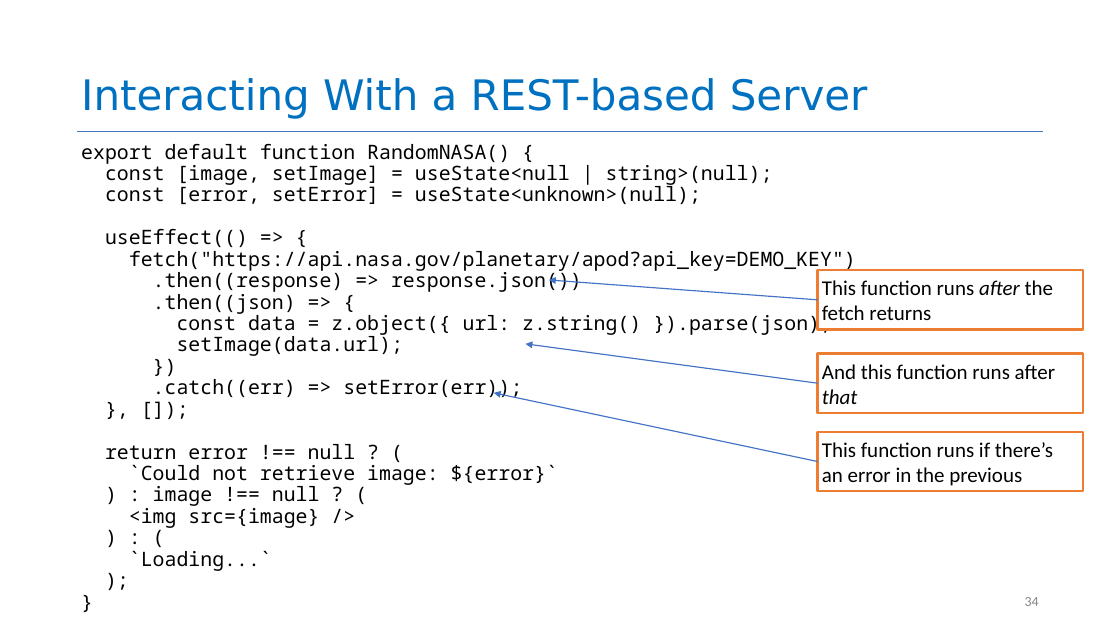
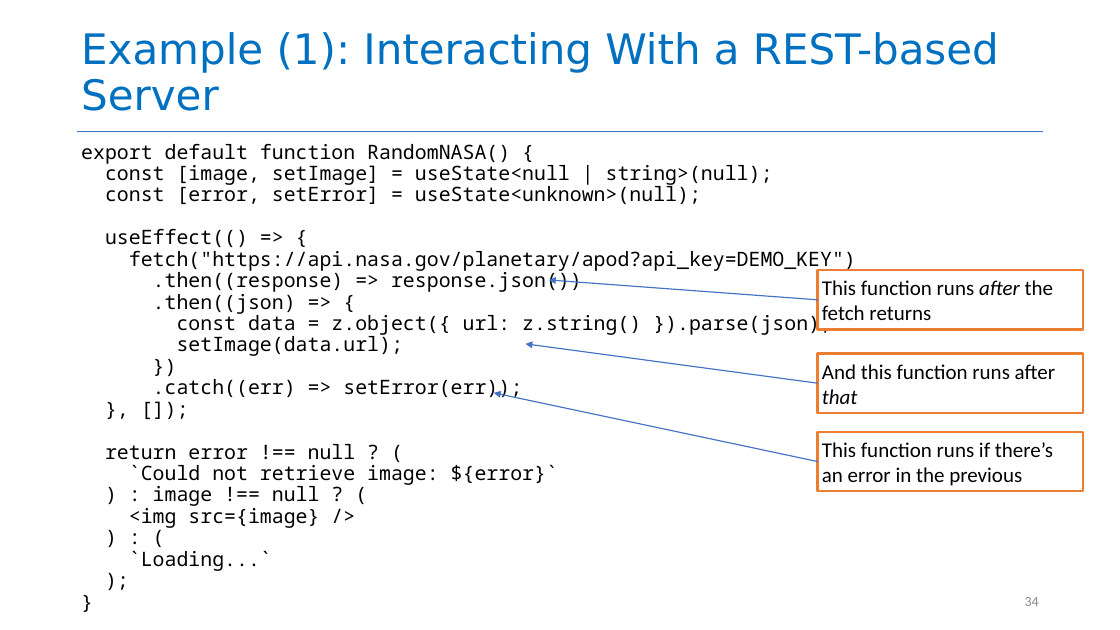
Before and after one commit to neu-se/CS4530-Spring-2026, a slide deck: slide 34 of Slides/Module 06 React Hooks.pptx. Drawn at 1120x630 pixels with LibreOffice and Linux fonts; fonts in the diff are those of the drawing. Boxes give left, top, right and bottom in pixels: in the first picture for what was removed or moved away, otherwise in the second. Text is boxed around its words. In the diff, an @@ line names an element or a change of style, - is before the commit and + after.

Commit message:
adding two slides, one with more example for useEffect like chat, and a word on more hooks

```diff
--- a/Slides/Module 06 React Hooks.pptx
+++ b/Slides/Module 06 React Hooks.pptx
@@ title at box(81, 32, 999, 111): text changed @@
-Interacting With a REST-based Server
+Example (1): Interacting With a REST-based Server
```
Also in this commit, not shown: 1 other slide changed, 2 slides added, 1 other file.
